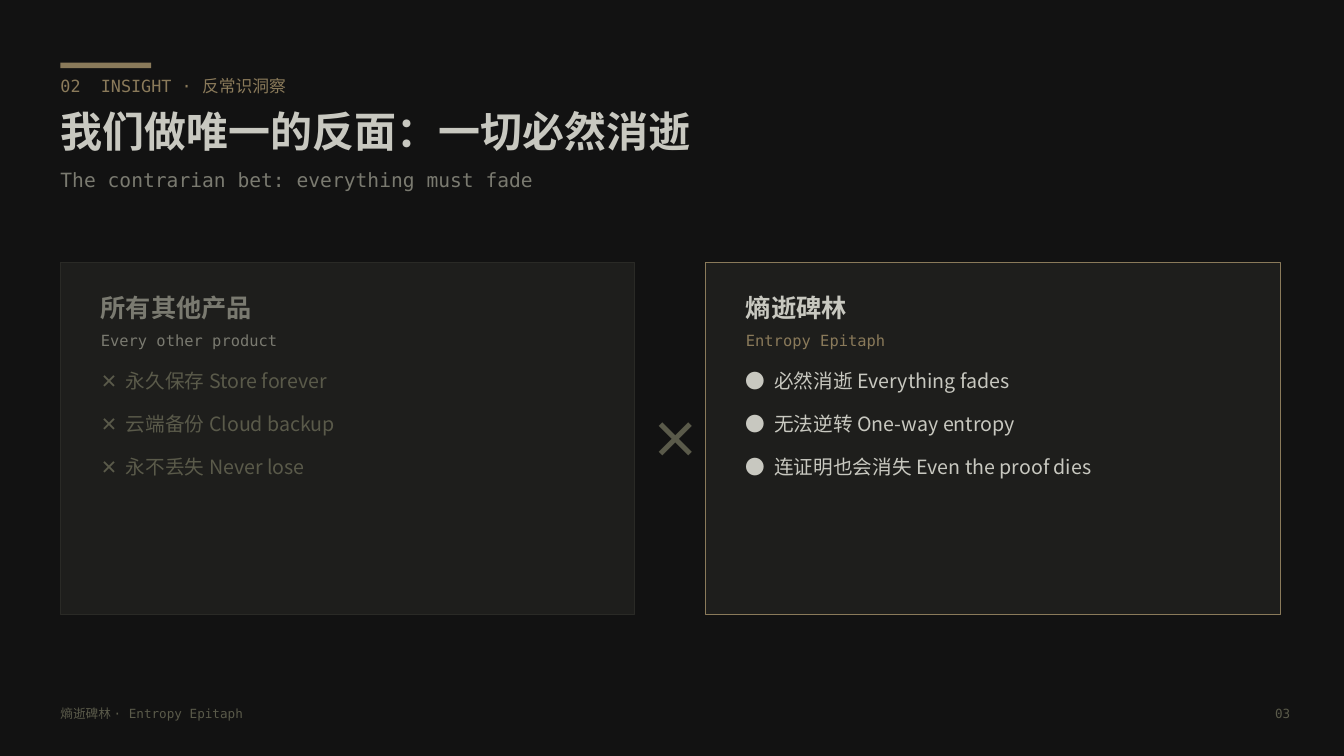
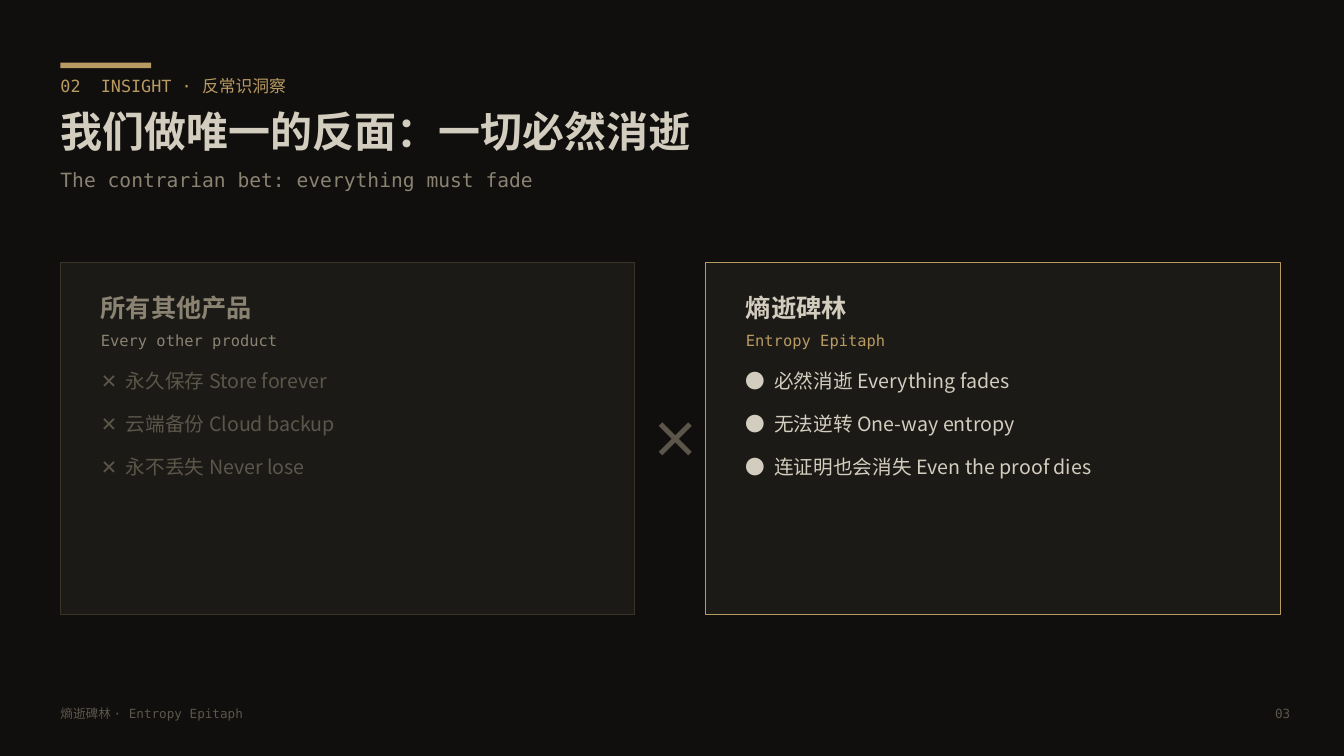
Before and after one commit to h0ll0w-AkuZr0guY/entropy-epitaph, a slide deck: slide 3 of docs/entropy-epitaph-pitch.pptx. Drawn at 1344x756 pixels with LibreOffice and Linux fonts; fonts in the diff are those of the drawing. Boxes give left, top, right and bottom in pixels: in the first picture for what was removed or moved away, otherwise in the second. Text is boxed around its words. In the diff, an @@ line names an element or a change of style, - is before the commit and + after.

Commit message:
docs: rebuild pitch deck with real product screenshots

```diff
--- a/docs/entropy-epitaph-pitch.pptx
+++ b/docs/entropy-epitaph-pitch.pptx
@@ rectangle at (0, 0, 1344, 756): fill #121212 to #100F0D @@
@@ text "02 INSIGHT · 反常识洞察" at (60, 78, 286, 94): text colour #8A7A5A to #B89A63 @@
@@ rectangle at (60, 63, 151, 69): fill #8A7A5A to #B89A63 @@
@@ text "我们做唯一的反面：一切必然消逝" at (60, 111, 690, 191): text colour #C8C8C0 to #D2CDBE in "我们做唯一的反面：一切必然消逝"; text colour #7A7A70 to #8A8372 in "The contrarian bet: everything must fade" @@
@@ rectangle at (60, 262, 635, 615): fill #1E1E1C to #1C1A16; outline #2A2A26 0.75 pt to #3A3426 0.75 pt @@
@@ rectangle at (706, 262, 1280, 615): fill #1E1E1C to #1C1A16; outline #8A7A5A 0.75 pt to #B89A63 0.75 pt @@
@@ text "所有其他产品" at (101, 296, 336, 475): text colour #7A7A70 to #8A8372 in "所有其他产品", "Every other product"; text colour #5A5A4A to #5C564A in "✕ 永久保存 Store forever", "✕ 云端备份 Cloud backup", "✕ 永不丢失 Never lose" @@
@@ text "熵逝碑林" at (746, 295, 1092, 479): text colour #C8C8C0 to #D2CDBE in "熵逝碑林", "● 必然消逝 Everything fades", "● 无法逆转 One-way entropy", "● 连证明也会消失 Even the proof dies"; text colour #8A7A5A to #B89A63 in "Entropy Epitaph" @@
@@ text "×" at (630, 393, 721, 484): text colour #5A5A4A to #5C564A @@
```
Also in this commit, not shown: 7 other slides changed, 3 slides added, 2 slides removed, 9 other files.
